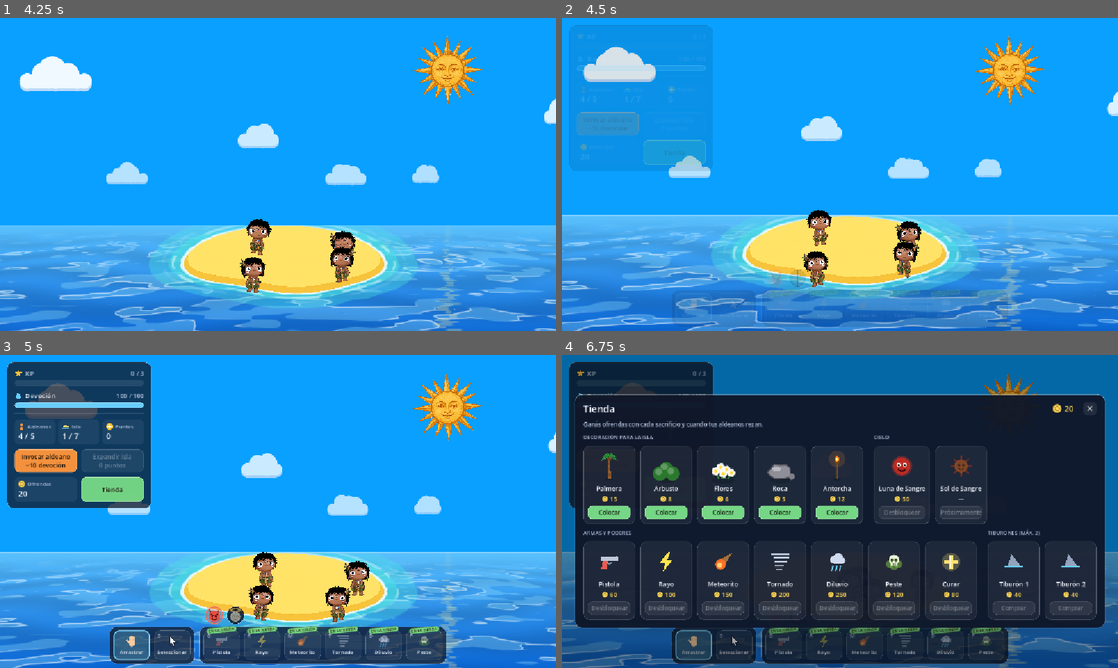
Above: before the commit, frames 1-4 (two rows, left to right).
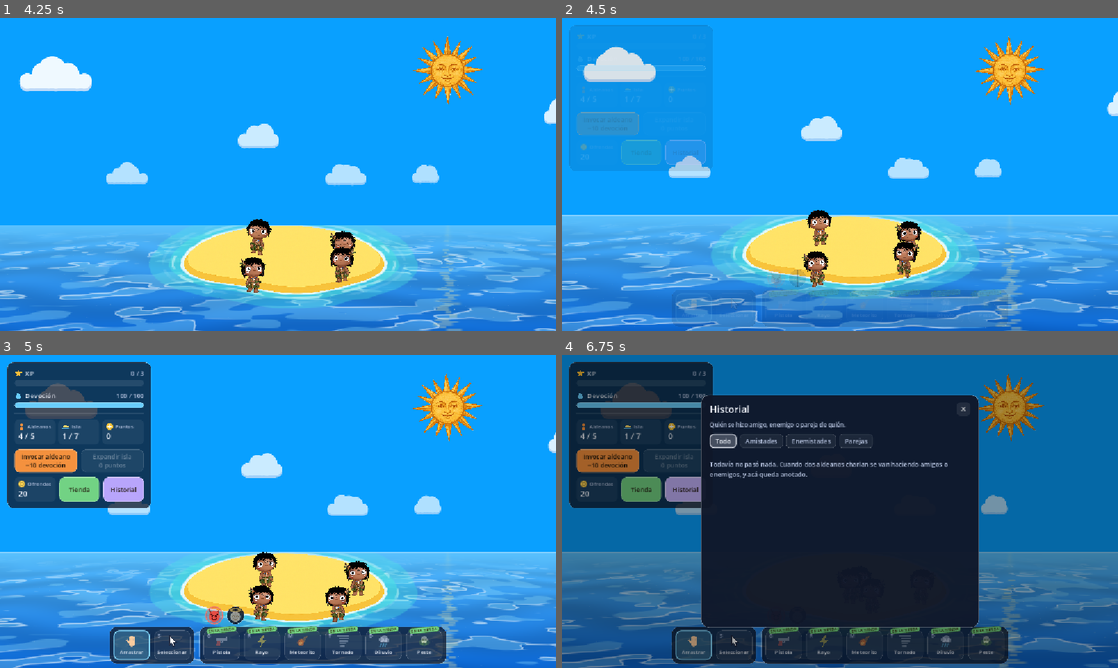
Above: after the commit, the same moments.

Repository: JuliFlorez/godlings
Game: Godot game, scene res://world/world.tscn
Two runs of this game, one before a commit and one after it. Both use one fixed random seed, a clock stepped at 60 frames per second and the inputs below. Sound files missing from this copy of the repository are replaced by a short silence.
Inputs (mouse positions are in pixels of both pictures, inside the frame that each line leads up to):
- Up to frame 1 (4.25 s): click "Jugar" at 0.5 s; tap Enter at 1.25 s; move the mouse to (400, 158) at 1.27 s; hold D 1.28-2 s; tap H at 1.35, 3.8 s; click (400, 158) at 1.42 s; drag from (166, 190) to (250, 237) at 2.02 s; click "Nueva partida" at 2.75 s; move the mouse to (333, 105) at 3.52 s; hold D from 3.53 s (still down); tap C at 3.6 s; click (333, 105) at 3.67 s
- Up to frame 2 (4.5 s): release D at 4.25 s; drag from (906, 249) to (673, 127) at 4.27 s
- Up to frame 3 (5 s): no input
- Up to frame 4 (6.75 s): click "Tienda" at 5 s; click (695, 646) at 5.77 s; click (684, 489) at 6.5 s, where only the run after the commit has a clickable "Historial"

Frame 1 is identical in both runs. In frame 2, 0.1% of the frame differs, in the area x 10-26%, y 38-47%; in frame 3, 1.0%; in frame 4, 38%, in the area x 2-98%, y 12-88%.

Commit message:
Add a history of who became friends, enemies or a couple
- A "History" button next to the shop (or the H key) opens a list of every
  change between villagers, newest first and with how long ago it happened:
  who became friends, enemies or a couple, who made peace, broke up or
  drifted apart.
- Tabs show everything or only friendships, rivalries or couples. Clicking a
  name opens that villager's ID card; the ones who are gone show greyed out
  with a dagger and the name they had.
- Friends drifting apart is now an event too (it goes in the history, still
  without a popup).
- The history (last 100 events) is saved with the game; the play time used
  for "how long ago" is now World.play_time.

Co-Authored-By: Claude Opus 5.5 <noreply@anthropic.com>

Diff:
--- a/actors/villager/relations.gd
+++ b/actors/villager/relations.gd
@@ -8,10 +8,11 @@
 ## Cada dos aldeanos tienen además su química (si se caen bien de entrada) y su atracción,
 ## fijas: salen de sus números de carnet, así no hace falta guardarlas.
 ## Se guarda con la partida (ver World.save_game) y se ve en el carnet (ver VillagerCard).
+## Cada cambio queda anotado en el historial (ver HistoryPanel).
 
 enum Kind { NONE, FRIEND, ENEMY, COUPLE }
-## Lo que cambió con una charla (para avisar con un cartel).
-enum Event { NONE, FRIENDS, ENEMIES, MADE_UP, COUPLE, BROKE_UP }
+## Lo que cambió con una charla (para avisar con un cartel y anotarlo en el historial).
+enum Event { NONE, FRIENDS, ENEMIES, MADE_UP, COUPLE, BROKE_UP, DRIFTED }
 
 const FRIEND_AT := 35.0
 const FRIEND_KEEP := 20.0
@@ -32,13 +33,21 @@
 	Kind.COUPLE: Color(1.0, 0.52, 0.74),
 }
 
+const HISTORY_MAX := 100         # Los más viejos se van borrando
+
 static var _affinity := {}       # Vector2i(carnet menor, carnet mayor) -> float
 static var _bonds := {}          # Vector2i -> Kind (los que no son NONE)
+## Historial, del más viejo al más nuevo: {time (segundos jugados, ver World.play_time),
+## event, a, b (carnets), a_name, b_name (para cuando ya no estén)}.
+static var history: Array[Dictionary] = []
+static var history_version := 0  # Sube con cada cambio (para rearmar el panel solo si hace falta)
 
 ## Sin nadie (al arrancar el mundo, antes de cargar una partida).
 static func clear() -> void:
 	_affinity.clear()
 	_bonds.clear()
+	history.clear()
+	history_version += 1
 
 static func _key(a: Villager, b: Villager) -> Vector2i:
 	return Vector2i(mini(a.id_number, b.id_number), maxi(a.id_number, b.id_number))
@@ -97,8 +106,25 @@
 			return 0.6
 	return 1.0
 
-## Terminó una charla: suma delta a lo que se quieren. Devuelve lo que cambió entre ellos.
+## Terminó una charla: suma delta a lo que se quieren. Devuelve lo que cambió entre ellos (y
+## lo anota en el historial).
 static func change(a: Villager, b: Villager, delta: float) -> Event:
+	var ev := _change(a, b, delta)
+	if ev != Event.NONE:
+		history.append({
+			"time": World.play_time,
+			"event": ev,
+			"a": a.id_number,
+			"b": b.id_number,
+			"a_name": a.full_name(),
+			"b_name": b.full_name(),
+		})
+		if history.size() > HISTORY_MAX:
+			history.pop_front()
+		history_version += 1
+	return ev
+
+static func _change(a: Villager, b: Villager, delta: float) -> Event:
 	var k := _key(a, b)
 	var aff := clampf(affinity(a, b) + delta, -100.0, 100.0)
 	_affinity[k] = aff
@@ -112,7 +138,8 @@
 				_bonds[k] = Kind.COUPLE
 				return Event.COUPLE
 			if aff < FRIEND_KEEP:
-				_bonds.erase(k)   # Se distanciaron (sin cartel)
+				_bonds.erase(k)
+				return Event.DRIFTED   # Se distanciaron (sin cartel)
 		Kind.ENEMY:
 			if aff > ENEMY_KEEP:
 				_bonds.erase(k)
@@ -126,8 +153,13 @@
 				return Event.ENEMIES
 	return Event.NONE
 
-## Se murió o ya no está: deja de contar para los demás.
+## Se murió o ya no está: deja de contar para los demás (en el historial queda con el nombre
+## que tenía).
 static func forget(v: Villager) -> void:
+	for e in history:
+		for side: String in ["a", "b"]:
+			if e[side] == v.id_number:
+				e[side + "_name"] = v.full_name()
 	for k: Vector2i in _affinity.keys():
 		if k.x == v.id_number or k.y == v.id_number:
 			_affinity.erase(k)
@@ -150,3 +182,11 @@
 		_affinity[k] = float(r[2])
 		if int(r[3]) != Kind.NONE:
 			_bonds[k] = int(r[3])
+
+## Para la partida guardada (va después de load_state, que borra todo).
+static func load_history(rows: Array) -> void:
+	history.clear()
+	for e: Dictionary in rows:
+		if e.has_all(["time", "event", "a", "b"]):
+			history.append(e)
+	history_version += 1
--- /dev/null
+++ b/ui/history_panel.gd
@@ -0,0 +1,298 @@
+extends Control
+class_name HistoryPanel
+## Historial: quién se hizo amigo, enemigo o pareja de quién (y quiénes hicieron las paces, se
+## separaron o dejaron de ser amigos), del más nuevo al más viejo (ver Relations.history).
+## Se abre con el botón "Historial" del panel de arriba o con H. Arriba, pestañas para ver
+## todo o solo amistades, enemistades o parejas. Un click en un nombre abre el carnet de ese
+## aldeano; los que ya no están llevan una cruz.
+
+## Pestañas: [título, eventos que muestra (vacío: todos), tipo de relación (para el color)]
+const FILTERS := [
+	["Todo", [], Relations.Kind.NONE],
+	["Amistades", [Relations.Event.FRIENDS, Relations.Event.DRIFTED], Relations.Kind.FRIEND],
+	["Enemistades", [Relations.Event.ENEMIES, Relations.Event.MADE_UP], Relations.Kind.ENEMY],
+	["Parejas", [Relations.Event.COUPLE, Relations.Event.BROKE_UP], Relations.Kind.COUPLE],
+]
+## Cómo se cuenta cada cosa: [lo que hicieron, dibujito]
+const EVENTS := {
+	Relations.Event.FRIENDS: ["se hicieron amigos", Villager.Bubble.SMILE],
+	Relations.Event.DRIFTED: ["dejaron de ser amigos", Villager.Bubble.DOTS],
+	Relations.Event.ENEMIES: ["se hicieron enemigos", Villager.Bubble.ANGER],
+	Relations.Event.MADE_UP: ["hicieron las paces", Villager.Bubble.SUN],
+	Relations.Event.COUPLE: ["se pusieron de novios", Villager.Bubble.HEART],
+	Relations.Event.BROKE_UP: ["se separaron", Villager.Bubble.TEAR],
+}
+const LIST_SIZE := Vector2(540, 330)
+const TIME_W := 76.0
+const MAX_NAME := 18             # Los nombres más largos se cortan con "…"
+const REFRESH := 0.5             # Cada cuánto se fija si cambió algo (y actualiza el "hace...")
+const EMPTY := "Todavía no pasó nada. Cuando dos aldeanos charlan se van haciendo amigos o enemigos, y acá queda anotado."
+const EMPTY_FILTER := "Nada de esto todavía."
+
+var hud: HUD
+var _filter := 0
+var _tabs: Array[Button] = []
+var _scroll: ScrollContainer
+var _list: VBoxContainer
+var _times: Array = []           # [Label, segundos jugados] de cada fila
+var _key := ""                   # Lo que se está mostrando: se rearma solo si cambia
+var _refresh_t := 0.0
+
+func _ready() -> void:
+	set_anchors_and_offsets_preset(Control.PRESET_FULL_RECT)
+	mouse_filter = Control.MOUSE_FILTER_STOP
+	visible = false
+
+	# Fondo oscurecido: click afuera del panel cierra
+	var dim := ColorRect.new()
+	dim.color = Color(0, 0, 0, 0.35)
+	dim.set_anchors_and_offsets_preset(Control.PRESET_FULL_RECT)
+	dim.gui_input.connect(func(e: InputEvent):
+		if e is InputEventMouseButton and e.pressed:
+			close())
+	add_child(dim)
+
+	var center := CenterContainer.new()
+	center.set_anchors_and_offsets_preset(Control.PRESET_FULL_RECT)
+	center.mouse_filter = Control.MOUSE_FILTER_IGNORE
+	add_child(center)
+	var panel := PanelContainer.new()
+	panel.add_theme_stylebox_override("panel", HUD.make_box(Color(0.06, 0.09, 0.16, 0.96), 16, HUD.C_PANEL_BORDER, 1, Vector4(18, 16, 18, 18)))
+	center.add_child(panel)
+	var col := VBoxContainer.new()
+	col.add_theme_constant_override("separation", 10)
+	panel.add_child(col)
+
+	var head := HBoxContainer.new()
+	head.add_theme_constant_override("separation", 6)
+	col.add_child(head)
+	head.add_child(HUD.make_label("Historial", 20, HUD.C_TEXT))
+	var spacer := Control.new()
+	spacer.size_flags_horizontal = Control.SIZE_EXPAND_FILL
+	head.add_child(spacer)
+	var close_btn := Button.new()
+	close_btn.text = "✕"
+	close_btn.focus_mode = Control.FOCUS_NONE
+	close_btn.custom_minimum_size = Vector2(28, 28)
+	close_btn.add_theme_stylebox_override("normal", HUD.make_box(Color(1, 1, 1, 0.08), 8))
+	close_btn.add_theme_stylebox_override("hover", HUD.make_box(Color(1, 1, 1, 0.18), 8))
+	close_btn.add_theme_stylebox_override("pressed", HUD.make_box(Color(1, 1, 1, 0.26), 8))
+	close_btn.pressed.connect(close)
+	head.add_child(close_btn)
+	col.add_child(HUD.make_label("Quién se hizo amigo, enemigo o pareja de quién.", 12, HUD.C_MUTED))
+
+	var tabs := HBoxContainer.new()
+	tabs.add_theme_constant_override("separation", 6)
+	col.add_child(tabs)
+	for i in FILTERS.size():
+		var b := Button.new()
+		b.text = FILTERS[i][0]
+		b.focus_mode = Control.FOCUS_NONE
+		b.custom_minimum_size = Vector2(0, 30)
+		b.add_theme_font_size_override("font_size", 13)
+		b.pressed.connect(_set_filter.bind(i))
+		tabs.add_child(b)
+		_tabs.append(b)
+
+	var sep := HSeparator.new()
+	var line := StyleBoxLine.new()
+	line.color = Color(1, 1, 1, 0.10)
+	line.thickness = 1
+	sep.add_theme_stylebox_override("separator", line)
+	col.add_child(sep)
+
+	_scroll = ScrollContainer.new()
+	_scroll.custom_minimum_size = LIST_SIZE
+	_scroll.horizontal_scroll_mode = ScrollContainer.SCROLL_MODE_DISABLED
+	col.add_child(_scroll)
+	var margin := MarginContainer.new()   # Que el "hace..." no quede pegado a la barra
+	margin.size_flags_horizontal = Control.SIZE_EXPAND_FILL
+	margin.add_theme_constant_override("margin_right", 14)
+	_scroll.add_child(margin)
+	_list = VBoxContainer.new()
+	_list.add_theme_constant_override("separation", 8)
+	margin.add_child(_list)
+	_set_filter(0)
+
+func open() -> void:
+	visible = true
+	_key = ""   # Que se rearme
+	_scroll.scroll_vertical = 0
+	_update()
+
+func close() -> void:
+	visible = false
+
+func _process(dt: float) -> void:
+	if not visible:
+		return
+	_refresh_t -= dt
+	if _refresh_t <= 0.0:
+		_update()
+
+func _unhandled_input(event: InputEvent) -> void:
+	if visible and event is InputEventKey and event.pressed and event.keycode == KEY_ESCAPE:
+		close()
+		get_viewport().set_input_as_handled()
+
+func _set_filter(i: int) -> void:
+	_filter = i
+	for j in _tabs.size():
+		var b := _tabs[j]
+		var on := j == i
+		var c := Relations.color(FILTERS[j][2])
+		var pad := Vector4(12, 2, 12, 2)
+		var box := HUD.make_box(Color(c, 0.24), 8, Color(c, 0.8), 2, pad) if on \
+				else HUD.make_box(Color(1, 1, 1, 0.06), 8, Color(1, 1, 1, 0.10), 1, pad)
+		b.add_theme_stylebox_override("normal", box)
+		b.add_theme_stylebox_override("hover", box if on else HUD.make_box(Color(c, 0.14), 8, Color(c, 0.5), 1, pad))
+		b.add_theme_stylebox_override("pressed", box)
+		for state in ["font_color", "font_hover_color", "font_pressed_color"]:
+			b.add_theme_color_override(state, c if on else HUD.C_MUTED)
+	if _scroll:
+		_scroll.scroll_vertical = 0
+	if visible:
+		_update()
+
+## Rearma la lista si cambió algo (otro evento, otra pestaña, otro idioma, alguien al que le
+## pusieron nombre o que ya no está), y actualiza el "hace...".
+func _update() -> void:
+	_refresh_t = REFRESH
+	var alive := {}   # carnet -> Villager
+	for node in get_tree().get_nodes_in_group("villager"):
+		var v := node as Villager
+		if v and not v.dead and not v.eaten and not v.is_queued_for_deletion():
+			alive[v.id_number] = v
+	var only: Array = FILTERS[_filter][1]
+	var shown: Array[Dictionary] = []
+	var key := "%d;%d;%s;" % [Relations.history_version, _filter, TranslationServer.get_locale()]
+	for i in range(Relations.history.size() - 1, -1, -1):
+		var e := Relations.history[i]
+		if not EVENTS.has(e.event) or not (only.is_empty() or only.has(e.event)):
+			continue
+		shown.append(e)
+		for id: int in [e.a, e.b]:
+			var v: Villager = alive.get(id)
+			key += "%d:%s;" % [id, v.full_name() if v else "†"]
+	if key != _key:
+		_key = key
+		_rebuild(shown, alive)
+	for t: Array in _times:
+		t[0].text = _ago(t[1])
+
+func _rebuild(shown: Array[Dictionary], alive: Dictionary) -> void:
+	for c in _list.get_children():
+		c.queue_free()
+	_times.clear()
+	if shown.is_empty():
+		var l := HUD.make_label(EMPTY if Relations.history.is_empty() else EMPTY_FILTER, 13, HUD.C_MUTED)
+		l.autowrap_mode = TextServer.AUTOWRAP_WORD_SMART
+		l.custom_minimum_size = Vector2(LIST_SIZE.x - 20.0, 0)
+		_list.add_child(l)
+		return
+	for e in shown:
+		_list.add_child(_row(e, alive))
+
+## "😊 Ana y Pedro se hicieron amigos ........ hace 2 min"
+func _row(e: Dictionary, alive: Dictionary) -> Control:
+	var info: Array = EVENTS[e.event]
+	var col := _color(e.event)
+	var row := HBoxContainer.new()
+	row.add_theme_constant_override("separation", 8)
+	var icon := EventIcon.new()
+	icon.kind = info[1]
+	row.add_child(icon)
+	var flow := HFlowContainer.new()
+	flow.size_flags_horizontal = Control.SIZE_EXPAND_FILL
+	flow.add_theme_constant_override("h_separation", 5)
+	flow.add_theme_constant_override("v_separation", 2)
+	row.add_child(flow)
+	var b := _person(e.b, e.get("b_name", ""), alive, col)
+	flow.add_child(_person(e.a, e.get("a_name", ""), alive, col))
+	flow.add_child(HUD.make_label(_and(b.text), 14, HUD.C_TEXT))
+	flow.add_child(b)
+	flow.add_child(HUD.make_label(info[0], 14, HUD.C_TEXT))
+	var time := HUD.make_label("", 12, HUD.C_MUTED)
+	time.custom_minimum_size = Vector2(TIME_W, 24)
+	time.horizontal_alignment = HORIZONTAL_ALIGNMENT_RIGHT
+	time.size_flags_vertical = Control.SIZE_SHRINK_BEGIN
+	row.add_child(time)
+	_times.append([time, e.time])
+	return row
+
+## El nombre de alguien (o su número, si no tiene). Si sigue vivo, un click abre su carnet; si
+## no, va apagado y con una cruz.
+func _person(id: int, saved_name: String, alive: Dictionary, col: Color) -> Button:
+	var v: Villager = alive.get(id)
+	var who := v.full_name() if v else saved_name
+	if who == "":
+		who = "%s %04d" % [tr("N.º"), id]
+	elif who.length() > MAX_NAME:
+		who = who.left(MAX_NAME - 1) + "…"
+	var b := Button.new()
+	b.text = who if v else who + " †"
+	b.auto_translate_mode = Node.AUTO_TRANSLATE_MODE_DISABLED  # Es un nombre
+	b.flat = true
+	b.focus_mode = Control.FOCUS_NONE
+	b.add_theme_font_size_override("font_size", 14)
+	var pad := Vector4(5, 0, 5, 0)
+	if v == null:
+		b.disabled = true
+		b.add_theme_color_override("font_disabled_color", Color(col, 0.5))
+		b.add_theme_stylebox_override("disabled", HUD.make_box(Color(1, 1, 1, 0.05), 6, Color(0, 0, 0, 0), 0, pad))
+		return b
+	b.mouse_default_cursor_shape = Control.CURSOR_POINTING_HAND
+	b.add_theme_color_override("font_color", col)
+	b.add_theme_color_override("font_hover_color", col.lightened(0.35))
+	b.add_theme_color_override("font_pressed_color", col.darkened(0.2))
+	b.add_theme_stylebox_override("normal", HUD.make_box(Color(col, 0.1), 6, Color(0, 0, 0, 0), 0, pad))
+	b.add_theme_stylebox_override("hover", HUD.make_box(Color(col, 0.22), 6, Color(0, 0, 0, 0), 0, pad))
+	b.add_theme_stylebox_override("pressed", HUD.make_box(Color(col, 0.3), 6, Color(0, 0, 0, 0), 0, pad))
+	b.pressed.connect(func():
+		if is_instance_valid(v):
+			close()
+			hud.select_villager(v))
+	return b
+
+## El color de cada cosa, el mismo del cartel que sale cuando pasa (ver Villager._finish_chat).
+static func _color(ev: Relations.Event) -> Color:
+	match ev:
+		Relations.Event.FRIENDS:
+			return Relations.color(Relations.Kind.FRIEND)
+		Relations.Event.ENEMIES:
+			return Relations.color(Relations.Kind.ENEMY)
+		Relations.Event.COUPLE:
+			return Relations.color(Relations.Kind.COUPLE)
+		Relations.Event.MADE_UP:
+			return HUD.C_DEVOTION
+	return HUD.C_MUTED
+
+## "y", que en castellano antes de i se vuelve "e" (Ana e Isabel, pero Ana y Hierro).
+func _and(next: String) -> String:
+	var w := next.to_lower().trim_prefix("h")
+	if TranslationServer.get_locale().begins_with("es") and (w.begins_with("i") or w.begins_with("í")) \
+			and not w.substr(1, 1) in ["a", "e", "o", "u"]:
+		return "e"
+	return tr("y")
+
+## Cuánto hace (en tiempo jugado).
+func _ago(t: float) -> String:
+	var s := World.play_time - t
+	if s < 60.0:
+		return tr("recién")
+	if s < 3600.0:
+		return tr("hace %d min") % int(s / 60.0)
+	return tr("hace %d h") % int(s / 3600.0)
+
+## El dibujito de lo que pasó, en un globito redondo como los de las charlas (ver SpeechBubble).
+class EventIcon extends Control:
+	var kind := Villager.Bubble.NONE
+
+	func _ready() -> void:
+		custom_minimum_size = Vector2(24, 24)
+		size_flags_vertical = Control.SIZE_SHRINK_BEGIN
+		mouse_filter = Control.MOUSE_FILTER_IGNORE
+
+	func _draw() -> void:
+		draw_circle(size * 0.5, 12.0, SpeechBubble.BG.get(kind, SpeechBubble.C_BG), true, -1.0, true)
+		SpeechBubble.draw_icon(self, kind, size * 0.5, 0.62)
--- a/ui/hud.gd
+++ b/ui/hud.gd
@@ -1,7 +1,8 @@
 extends CanvasLayer
 class_name HUD
 ## Panel superior izquierdo: XP (progreso al próximo punto de expansión),
-## Devoción, población de la isla, botones de Invocar / Expandir, Ofrendas y Tienda.
+## Devoción, población de la isla, botones de Invocar / Expandir, Ofrendas, Tienda e Historial
+## (quién se hizo amigo, enemigo o pareja de quién, ver HistoryPanel).
 ## Menú inferior: modo del click (arrastrar o seleccionar aldeanos) y armas y poderes
 ## (los que todavía no existen dicen "Próximamente").
 ## Toda la interfaz se construye por código. Debajo de todo va overlay: lo que se dibuja
@@ -70,6 +71,7 @@
 const C_SHOP := Color(0.46, 0.84, 0.52)
 const C_PLAGUE := Color(0.55, 0.85, 0.3)
 const C_CURE := Color(1.0, 0.88, 0.45)
+const C_HISTORY := Color(0.74, 0.66, 1.0)
 
 ## Menú inferior de armas y poderes: [ícono, nombre, tecla, disponible, descripción, bueno]
 ## Van en dos pestañas: los malos (la carita con cuernos) y los buenos (la de la aureola).
@@ -135,6 +137,8 @@
 var _offer_chip: Control
 var _shop_btn: Button
 var _shop: Shop
+var _history_btn: Button
+var _history: HistoryPanel
 var _placing := false
 var _decor_edit := DecorPlacer.Edit.NONE
 var _pause: PauseMenu
@@ -175,10 +179,16 @@
 		add_child(console)
 
 func _unhandled_input(event: InputEvent) -> void:
-	if event is InputEventKey and event.pressed and not event.echo and event.keycode == KEY_S \
-			and not get_tree().paused:
-		set_select_mode(not select_mode)
-		get_viewport().set_input_as_handled()
+	if not (event is InputEventKey and event.pressed and not event.echo) or get_tree().paused:
+		return
+	match event.keycode:
+		KEY_S:
+			set_select_mode(not select_mode)
+			get_viewport().set_input_as_handled()
+		KEY_H:
+			if visible:   # En el menú de inicio no (todavía no hay partida)
+				toggle_history()
+				get_viewport().set_input_as_handled()
 
 func _process(delta: float) -> void:
 	# Recarga suave de Devoción (no durante el menú de pausa)
@@ -332,7 +342,22 @@
 		_shop = Shop.new()
 		_shop.hud = self
 		_root.add_child(_shop)
+	if _history:
+		_history.close()
 	_shop.open()
+
+## Abre o cierra el historial de quién se hizo amigo, enemigo o pareja de quién.
+func toggle_history() -> void:
+	if _history == null:
+		_history = HistoryPanel.new()
+		_history.hud = self
+		_root.add_child(_history)
+	if _history.visible:
+		_history.close()
+		return
+	if _shop:
+		_shop.close()
+	_history.open()
 
 func unlock_gun() -> bool:
 	if Gun.unlocked or not spend_offerings(Gun.PRICE):
@@ -492,7 +517,7 @@
 	expansion_points_changed.emit(expansion_points)
 	_refresh()
 
-## Si Esc puede abrir el menú de pausa (no la está usando la tienda, la colocación
+## Si Esc puede abrir el menú de pausa (no la está usando la tienda, el historial, la colocación
 ## de decoraciones, las armas y poderes ni el carnet, que la usan para cerrar/terminar/guardar).
 ## (El diluvio no: se calma con D.)
 ## Tampoco con el click apretado: en pausa se perdería el soltado de lo que se está
@@ -500,8 +525,8 @@
 func esc_is_free() -> bool:
 	if Input.is_mouse_button_pressed(MOUSE_BUTTON_LEFT):
 		return false
-	return not (_shop and _shop.visible) and not _placing and not aiming() \
-			and _decor_edit != DecorPlacer.Edit.MOVING and not _card.visible
+	return not (_shop and _shop.visible) and not (_history and _history.visible) and not _placing \
+			and not aiming() and _decor_edit != DecorPlacer.Edit.MOVING and not _card.visible
 
 ## Al cambiar de idioma: los textos con formato se rearman y la tienda se reconstruye.
 func _on_locale_changed() -> void:
@@ -717,6 +742,10 @@
 	_shop_btn = _action_button(shop_row, C_SHOP)
 	_shop_btn.text = "Tienda"
 	_shop_btn.pressed.connect(open_shop)
+	_history_btn = _action_button(shop_row, C_HISTORY)
+	_history_btn.text = "Historial"
+	_history_btn.tooltip_text = "Quién se hizo amigo, enemigo o pareja de quién [H]"
+	_history_btn.pressed.connect(toggle_history)
 
 	_hint = Label.new()
 	_hint.add_theme_font_size_override("font_size", 12)
--- a/ui/i18n.gd
+++ b/ui/i18n.gd
@@ -107,6 +107,26 @@
 	"Se separaron": "They broke up",
 	"¡Pelea!": "Fight!",
 	"Perdió a su pareja": "Lost their partner",
+	# Historial (ver HistoryPanel)
+	"Historial": "History",
+	"Quién se hizo amigo, enemigo o pareja de quién [H]": "Who became friends, enemies or a couple [H]",
+	"Quién se hizo amigo, enemigo o pareja de quién.": "Who became friends, enemies or a couple.",
+	"Todo": "All",
+	"Amistades": "Friendships",
+	"Enemistades": "Rivalries",
+	"Parejas": "Couples",
+	"y": "and",
+	"se hicieron amigos": "became friends",
+	"dejaron de ser amigos": "drifted apart",
+	"se hicieron enemigos": "became enemies",
+	"hicieron las paces": "made peace",
+	"se pusieron de novios": "became a couple",
+	"se separaron": "broke up",
+	"recién": "just now",
+	"hace %d min": "%d min ago",
+	"hace %d h": "%d h ago",
+	"Todavía no pasó nada. Cuando dos aldeanos charlan se van haciendo amigos o enemigos, y acá queda anotado.": "Nothing has happened yet. When two villagers chat they slowly become friends or enemies, and it gets written down here.",
+	"Nada de esto todavía.": "None of this yet.",
 	# Tienda
 	"Ganás ofrendas con cada sacrificio y cuando tus aldeanos rezan.": "You earn offerings with every sacrifice and when your villagers pray.",
 	"Decoración para la isla": "Island decorations",
--- a/world/world.gd
+++ b/world/world.gd
@@ -81,7 +81,8 @@
 var slot := 0
 ## Ya llegó la cámara a la isla: corren los rezos, el tiempo de juego y el guardado.
 var playing := false
-var _play_time := 0.0   # Segundos jugados en esta partida (se guarda con ella)
+## Segundos jugados en esta partida (se guarda con ella; ver Relations.history).
+static var play_time := 0.0
 
 ## Menú de inicio: la cámara arranca INTRO_HEIGHT px más arriba, con el colchón de nubes
 ## (ver CloudBank) abajo de la pantalla. Al elegir partida baja: primero acelerando hasta
@@ -226,6 +227,7 @@
 				placer.stop())
 
 	Villager.ids_issued = 0
+	play_time = 0.0
 	Relations.clear()
 	_start_music()
 
@@ -305,7 +307,7 @@
 				hud.add_offerings(n)
 		_update_outbreak(dt)
 
-	_play_time += dt
+	play_time += dt
 	_autosave_t += dt
 	if _autosave_t >= AUTOSAVE_INTERVAL:
 		_autosave_t = 0.0
@@ -586,8 +588,8 @@
 
 # ---- Partida guardada ----
 ## Guarda lo que hace a la partida: progreso y compras (ver HUD.save_state), el tamaño
-## de la isla, los aldeanos con su carnet y lo que se quieren entre ellos (ver Relations),
-## las decoraciones y cómo está el cielo.
+## de la isla, los aldeanos con su carnet y lo que se quieren entre ellos (con el historial,
+## ver Relations), las decoraciones y cómo está el cielo.
 ## Lo que pasa en el momento no (cadáveres, cocos sueltos, aldeanos volando o en el
 ## agua): los vivos que no estaban parados en la isla aparecen en ella al cargar.
 ## Solo jugando: en el menú de inicio no hay partida, y mientras la cámara baja ya está
@@ -625,13 +627,14 @@
 	cfg.set_value("island", "villagers", villagers)
 	cfg.set_value("island", "next_id", Villager.ids_issued)
 	cfg.set_value("island", "relations", Relations.save_state(ids))
+	cfg.set_value("island", "history", Relations.history)
 	cfg.set_value("island", "decorations", decorations)
 	cfg.set_value("sky", "night", sky.is_night)
 	cfg.set_value("sky", "sun_creepy", sky.sun.creepy)
 	cfg.set_value("sky", "moon_creepy", sky.moon.creepy)
 	cfg.set_value("sky", "moon_fed", sky.moon.feed_level)
 	cfg.set_value("meta", "saved_at", Time.get_unix_time_from_system())   # Para el menú de inicio
-	cfg.set_value("meta", "play_time", _play_time)
+	cfg.set_value("meta", "play_time", play_time)
 	cfg.save(SaveSlots.path(slot))
 
 ## Sigue la partida guardada en la ranura. false si estaba vacía (arranca una nueva).
@@ -639,7 +642,7 @@
 	var cfg := ConfigFile.new()
 	if hud == null or cfg.load(SaveSlots.path(slot)) != OK:
 		return false
-	_play_time = cfg.get_value("meta", "play_time", 0.0)
+	play_time = cfg.get_value("meta", "play_time", 0.0)
 	hud.load_state(cfg.get_value("game", "hud", {}))
 	set_island_level(cfg.get_value("island", "level", island_level))
 	for d: Dictionary in cfg.get_value("island", "decorations", []):
@@ -659,6 +662,7 @@
 		v.set_flu(d.get("flu", Villager.Flu.HEALTHY) as Villager.Flu, d.get("flu_t", 0.0))
 	Villager.ids_issued = cfg.get_value("island", "next_id", Villager.ids_issued)
 	Relations.load_state(cfg.get_value("island", "relations", []))
+	Relations.load_history(cfg.get_value("island", "history", []))
 
 	var sky := $Sky
 	if cfg.get_value("sky", "night", false):
Not shown, added: ui/history_panel.gd.uid
Not shown, changed: README.md
